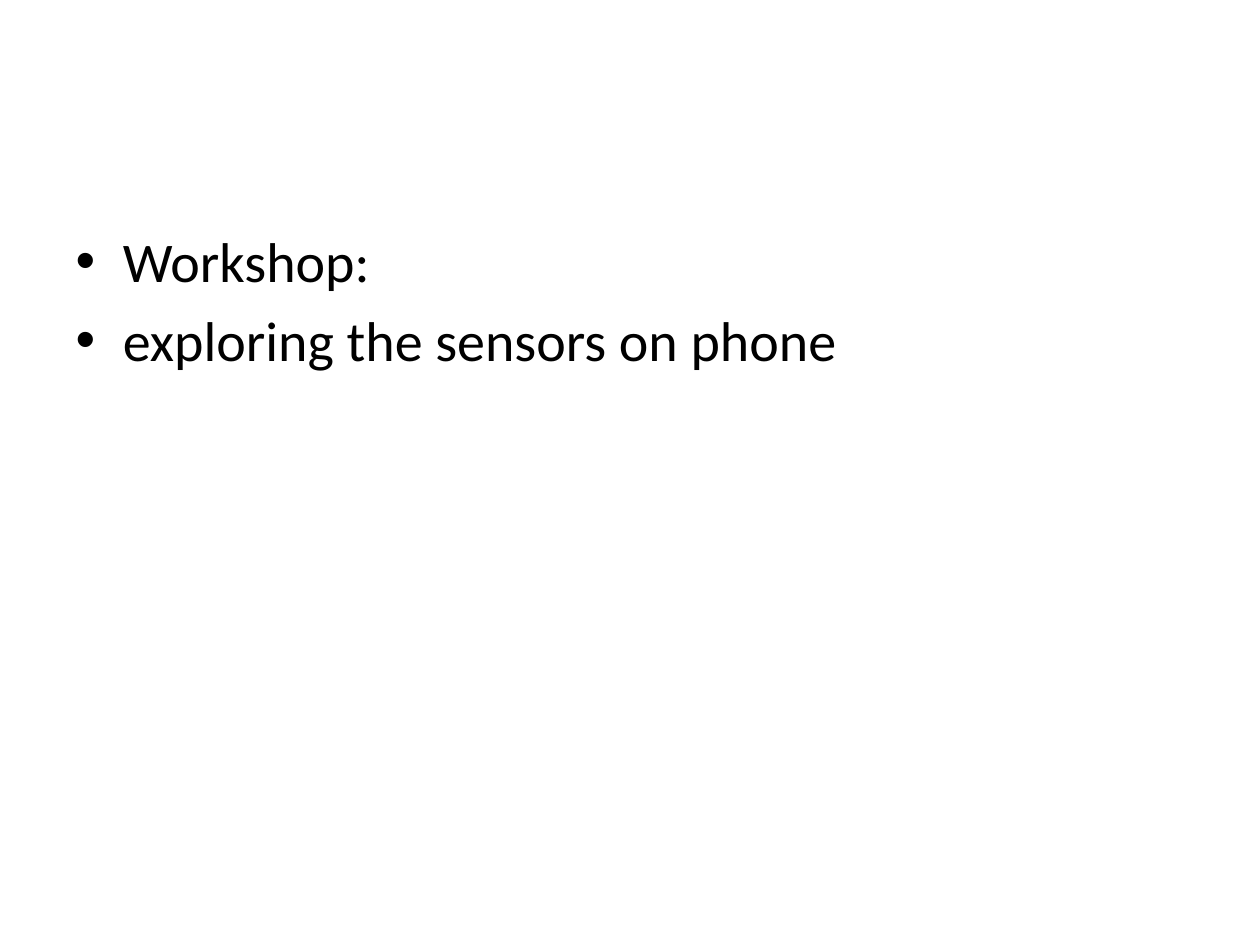
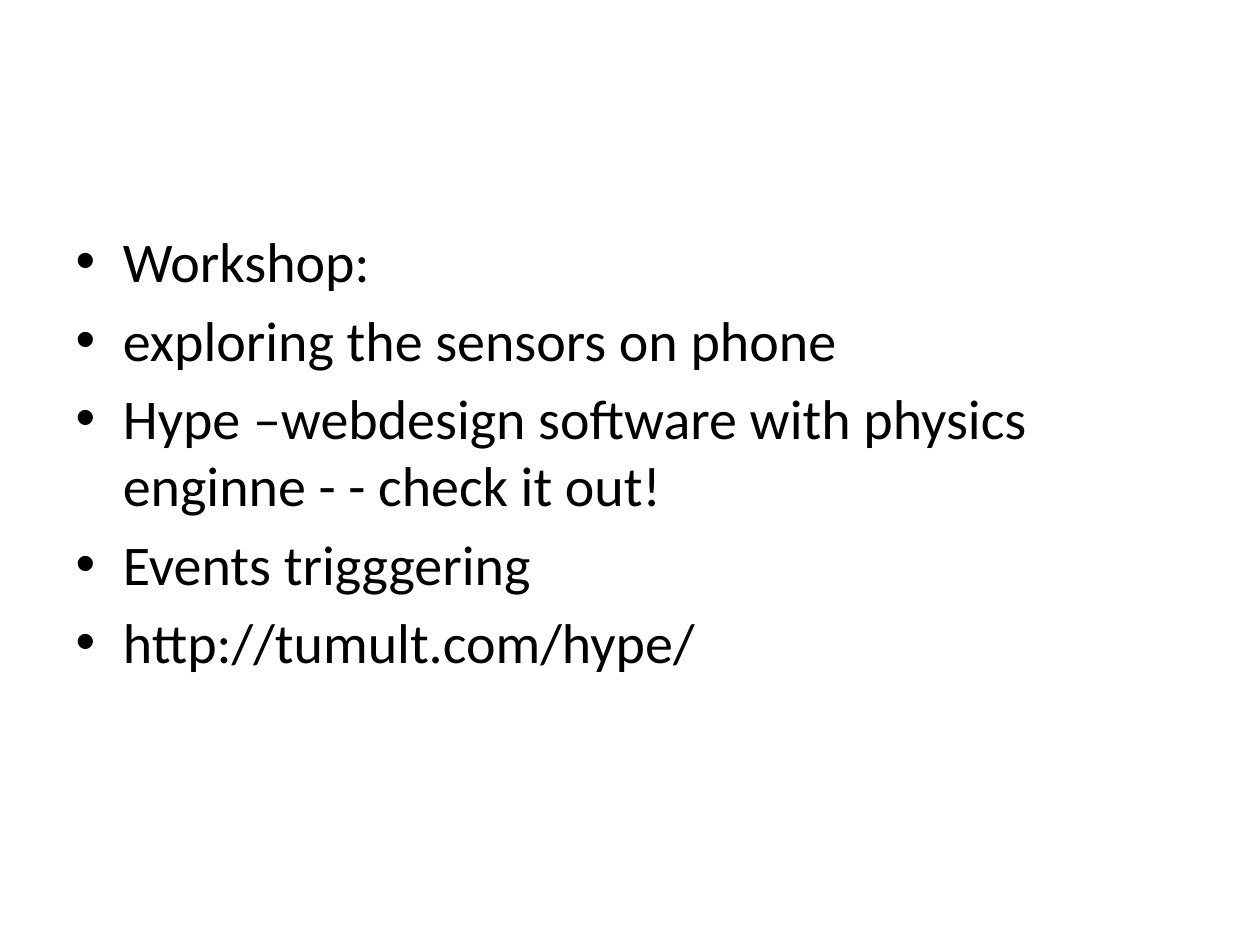
Before and after one commit to awaywiththespoons/PM2, a slide deck: slide 5 of Lectures/WEEK14-Perception/session2_perception.pptx. Drawn at 1260x945 pixels with LibreOffice and Linux fonts; fonts in the diff are those of the drawing. Boxes give left, top, right and bottom in pixels: in the first picture for what was removed or moved away, otherwise in the second. Text is boxed around its words. In the diff, an @@ line names an element or a change of style, - is before the commit and + after.

Commit message:
added to workshop

```diff
--- a/Lectures/WEEK14-Perception/session2_perception.pptx
+++ b/Lectures/WEEK14-Perception/session2_perception.pptx
@@ text at (123,400,1026,672): paragraphs added @@
+• Hype –webdesign software with physics enginne - - check it out!
+• Events trigggering
+• http://tumult.com/hype/
```
